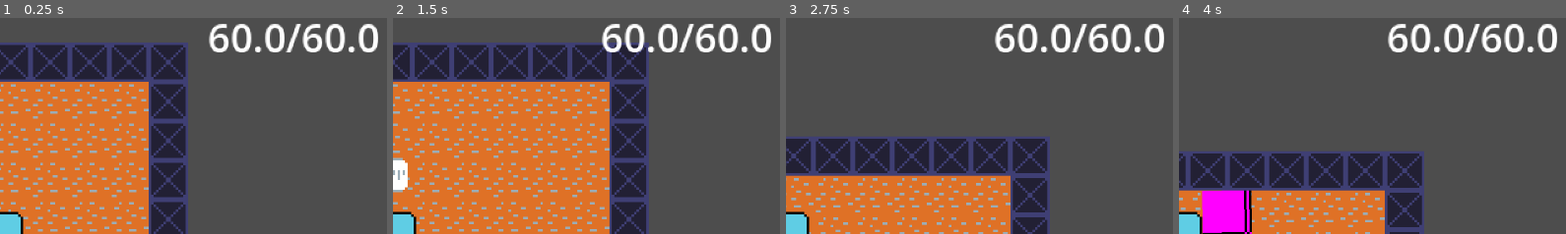
Above: before the commit, frames 1-4 (left to right).
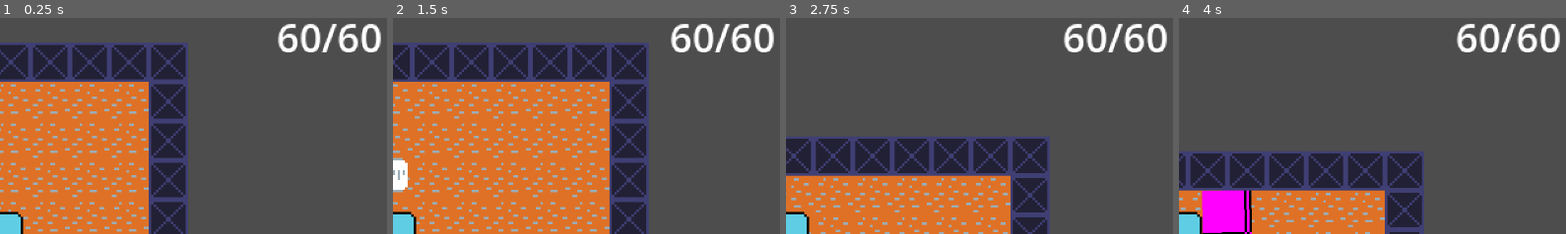
Above: after the commit, the same moments.

Repository: Robothan36/VLG-rpg
Game: Godot game, scene res://scene/main.tscn
Two runs of this game, one before a commit and one after it. Both use one fixed random seed, a clock stepped at 60 frames per second and the inputs below.
Inputs:
- Up to frame 1 (0.25 s): no input
- Up to frame 2 (1.5 s): tap Enter at 0.5 s; hold A (A) 0.53-1.28 s; tap D (D) at 0.8, 1.35 s
- Up to frame 3 (2.75 s): tap W (w) at 1.55 s; hold W (w) from 2.03 s (still down); tap A (A) at 2.3 s
- Up to frame 4 (4 s): release W (w) at 2.78 s; tap A (A) at 2.85 s; tap D (D) at 3.05 s; hold D (D) from 3.53 s (still down); tap W (w) at 3.8 s
The pictures show only the part of the screen within x 50-100%, y 0-50%; the shares and areas given below are measured in that part.

The runs differ from the first frame. In frame 1, 3.1% of the frame differs, in the area x 53-99%, y 2-16%; in frame 2, 3.1%; in frame 3, 3.1%; in frame 4, 3.1%.

Commit message:
enemy defeatable now

Diff:
--- a/code/enemy ressources and sripts/enemy_data_.gd
+++ b/code/enemy ressources and sripts/enemy_data_.gd
@@ -4,7 +4,7 @@
 enum subject_pool{
 Naturwissenschaft,
 Sprache,
-Geselschaftswissenschaft,
+Geselswchaftswissenschaft,
 Kunst,
 interdisziplinär
  }
--- a/code/game_scripts/enemy.gd
+++ b/code/game_scripts/enemy.gd
@@ -7,6 +7,8 @@
 @onready var ray_cast_2d: RayCast2D = $RayCast2D
 var detected_player = false
 var speed = 0.5
+
+
 
 func _physics_process(delta: float) -> void:
 	if ray_cast_2d.get_collider() and detected_player == false:
@@ -28,10 +30,14 @@
 			Global.enemy_ressource_paket = enemyData
 
 			Global.save_game()
+
+			Global.defeated_enemy_array.append(self.name)
+
 			get_tree().change_scene_to_file("res://scene/fighting.tscn")
 
 
 
-			self.queue_free()
+
+			#self.queue_free()
 
 		#pass
--- a/code/game_scripts/main.gd
+++ b/code/game_scripts/main.gd
@@ -2,12 +2,21 @@
 
 @onready var health: Label = $CanvasLayer/health
 @onready var player: CharacterBody2D = $player
+@onready var enemy_container: Node2D = $enemy_container
 
 func _ready() -> void:
 	player.position = Global.player_position
+	check_for_defeated_enemy()
 
 
 func _physics_process(delta: float) -> void:
 	health.text = str(Global.health) + ("/") + str(Global.max_health) + " "
 
 # the main script right now handling only GUI stuff
+func check_for_defeated_enemy():
+
+	for i in enemy_container.get_children():
+		for j in Global.defeated_enemy_array:
+			print(i,j)
+			if i.name == j:
+				i.queue_free()
--- a/code/global_scripts/global.gd
+++ b/code/global_scripts/global.gd
@@ -2,8 +2,8 @@
 
 var save_path = "user://savestate.save"
 var attack_equip : Array
-var health : float
-var max_health : float
+var health : int
+var max_health : int
 var xp : float
 var inventory : Array
 var stamina : int
@@ -15,6 +15,8 @@
 
 var player_position = Vector2(70,-340)
 
+var defeated_enemy_array = []
+
 func _ready() -> void:
 	reset_game()
 	#load_game()
@@ -22,6 +24,7 @@
 
 func reset_game():
 
+	defeated_enemy_array = []
 	player_position = Vector2(70,-340)
 
 	var attack_1 = load("res://code/player_attack_resource/ressource/benutzt_fachsprache.tres")
@@ -88,7 +91,7 @@
 
 
 func save_res(array):
-
+	print(array, " this array was commited")
 	var saved_array = []
 
 	for i in array:
@@ -99,7 +102,8 @@
 
 
 func load_res(encoded_array,path):
-
+	print("loading process started")
+	print("the encoded array recieved was: ", encoded_array)
 	var decoded_array = []
 	for i in encoded_array:
 		var dir := DirAccess.open(path)
@@ -116,12 +120,12 @@
 					var full_path = path + file_name
 					var res = load(full_path)
 
-
+					print(i,res.id)
 					if res.id == i:
 						decoded_array.append(res)
 
 					file_name = dir.get_next()
 
 		dir.list_dir_end()
-
-		return decoded_array
+	print("the dencoded array recieved was: ", decoded_array)
+	return decoded_array
--- a/scene/main.tscn
+++ b/scene/main.tscn
@@ -25,14 +25,16 @@
 format = 2
 layer_0/tile_data = PackedInt32Array(917501, 65536, 0, 983037, 65536, 0, 1048573, 65536, 0, 1114109, 65536, 0, 1179645, …(154664 unchanged characters)…
 
-[node name="enemy" parent="." instance=ExtResource("4_brvut")]
+[node name="enemy_container" type="Node2D" parent="."]
+
+[node name="enemy" parent="enemy_container" instance=ExtResource("4_brvut")]
 position = Vector2(58.000004, -243)
-rotation = -3.153384
+rotation = 3.1298013
 enemyData = ExtResource("6_b5f6u")
 
-[node name="enemy2" parent="." instance=ExtResource("4_brvut")]
+[node name="enemy2" parent="enemy_container" instance=ExtResource("4_brvut")]
 position = Vector2(102, -299)
-rotation = -3.153384
+rotation = 3.1298013
 enemyData = ExtResource("6_b5f6u")
 
 [node name="item_container" type="Node2D" parent="."]
Not shown, changed: .gitignore
